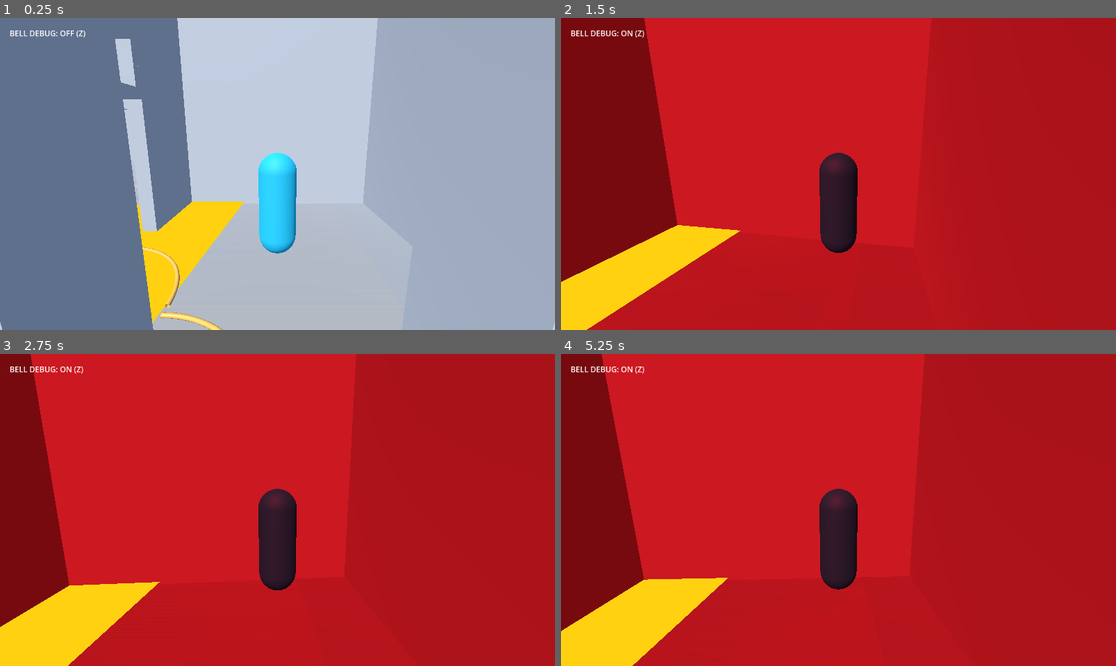
Above: before the commit, frames 1-4 (two rows, left to right).
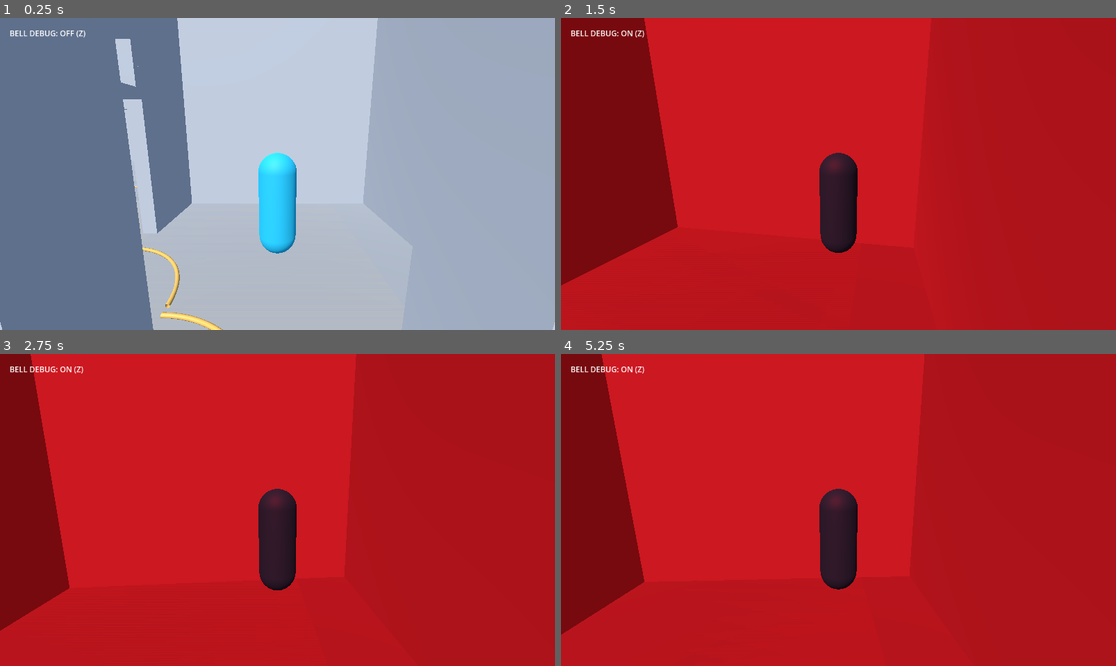
Above: after the commit, the same moments.

Repository: evanqjones/Comp440Project3
Game: Godot game, scene res://scenes/school_blockout_preview.tscn
The game is run twice, just before and just after one commit, with the same random seed, the same clock (stepped at 60 frames per second) and the same inputs.
Inputs (mouse positions are in pixels of both pictures, inside the frame that each line leads up to):
- Up to frame 1 (0.25 s): no input
- Up to frame 2 (1.5 s): tap Enter at 0.5 s; move the mouse to (866, 174) at 0.52 s; hold Shift 0.53-1.28 s; hold W from 0.53 s (still down); move the mouse to (810, 174) at 1.27 s; tap Z at 1.35 s
- Up to frame 3 (2.75 s): keep holding W; move the mouse to (288, 503) at 2.02 s; hold Shift from 2.03 s (still down)
- Up to frame 4 (5.25 s): keep holding W; move the mouse to (832, 516) at 2.77 s; release Shift at 2.78 s; tap Z at 2.85, 4.35 s; move the mouse to (877, 513) at 3.52 s; hold Shift 3.53-4.28 s; move the mouse to (794, 506) at 4.27 s; move the mouse to (844, 510) at 5.02 s; hold Shift from 5.03 s (still down)

The runs differ from the first frame. In frame 1, 3.0% of the frame differs, in the area x 24-45%, y 58-98%; in frame 2, 4.4%; in frame 3, 4.4%; in frame 4, 4.7%, in the area x 0-31%, y 71-100%.

Commit message:
Halve monster search cone range

Diff:
--- a/scenes/monster_placeholder.gd
+++ b/scenes/monster_placeholder.gd
@@ -1,7 +1,7 @@
 extends Node3D
 
-@export_range(4.0, 20.0, 0.5) var sight_distance: float = 6.0
-@export_range(1.0, 8.0, 0.25) var sight_half_width: float = 2.25
+@export_range(2.0, 20.0, 0.5) var sight_distance: float = 3.0
+@export_range(0.5, 8.0, 0.125) var sight_half_width: float = 1.125
 
 func _ready() -> void:
     _create_opaque_search_cone()
Not shown, changed: GODOT_SCHOOL_PREVIEW.md
Not shown, changed: WORK_LOG.md
